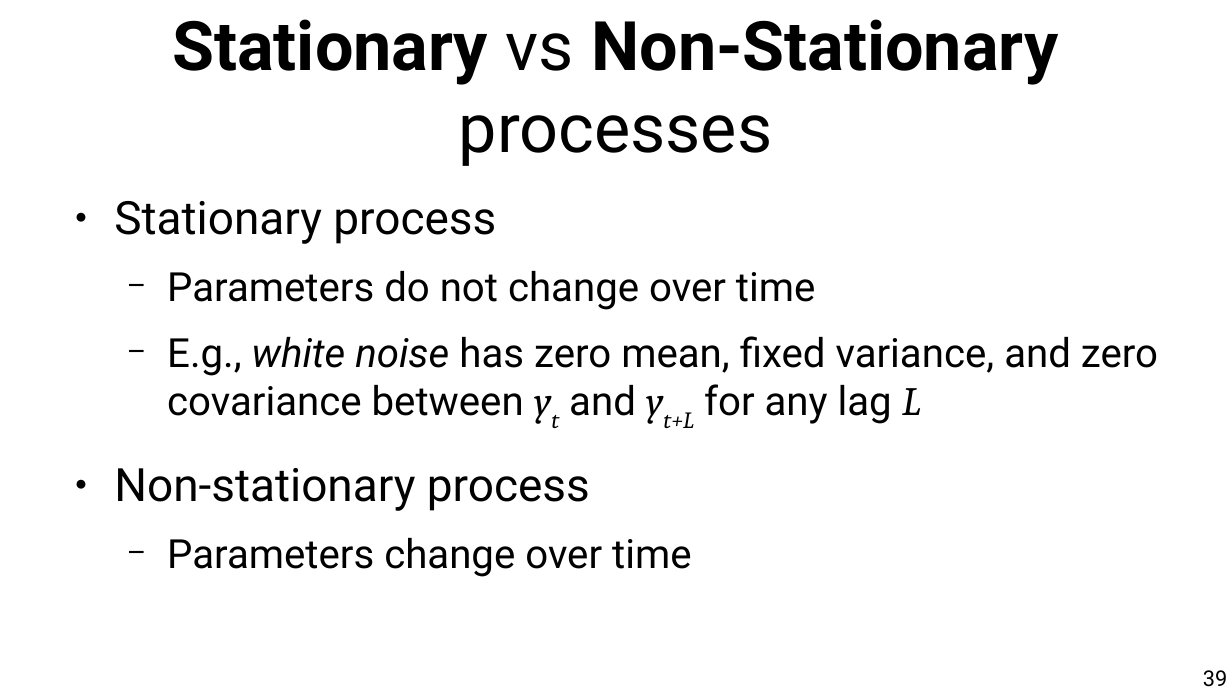
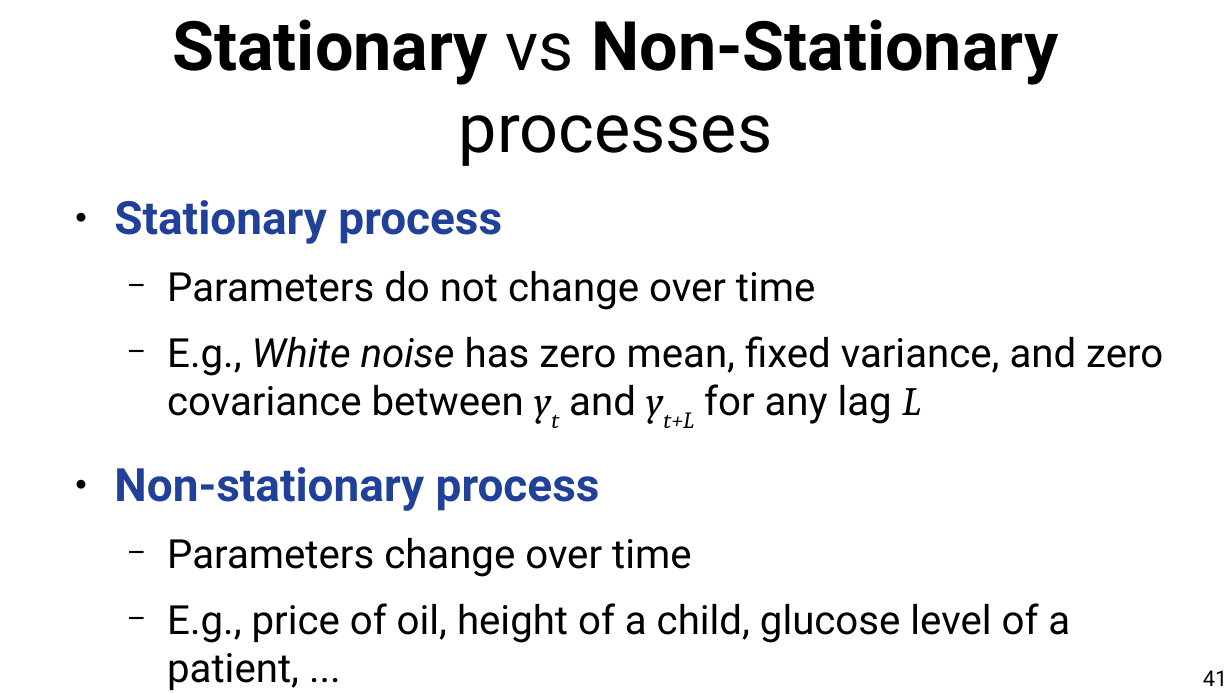
Before and after one commit to marco-calautti/data-mining-course, a slide deck: slide 41 of theory/tt11_time_series.odp (slide 39 before the commit). Drawn at 1232x693 pixels with LibreOffice and Linux fonts; fonts in the diff are those of the drawing. Boxes give left, top, right and bottom in pixels: in the first picture for what was removed or moved away, otherwise in the second. Text is boxed around its words. In the diff, an @@ line names an element or a change of style, - is before the commit and + after.

```diff
--- a/theory/tt11_time_series.odp
+++ b/theory/tt11_time_series.odp
@@ text at <box>114,200,600,511</box>: text colour #000000 to #21409A, bold on in "Stationary process", "Non-stationary process" @@
@@ text at <box>167,336,1163,428</box>: text changed @@
-  − E.g., white noise has zero mean, fixed variance, and zero covariance between yt and yt+L for any lag L
+  − E.g., White noise has zero mean, fixed variance, and zero covariance between yt and yt+L for any lag L
@@ text at <box>167,603,1070,643</box>: paragraph added @@
+  − E.g., price of oil, height of a child, glucose level of a patient, ...
@@ page number at <box>1203,670,1227,686</box>: text changed @@
-39
+41
```
Also in this commit, not shown: 32 other slides changed, 5 slides added, 2 slides removed.
